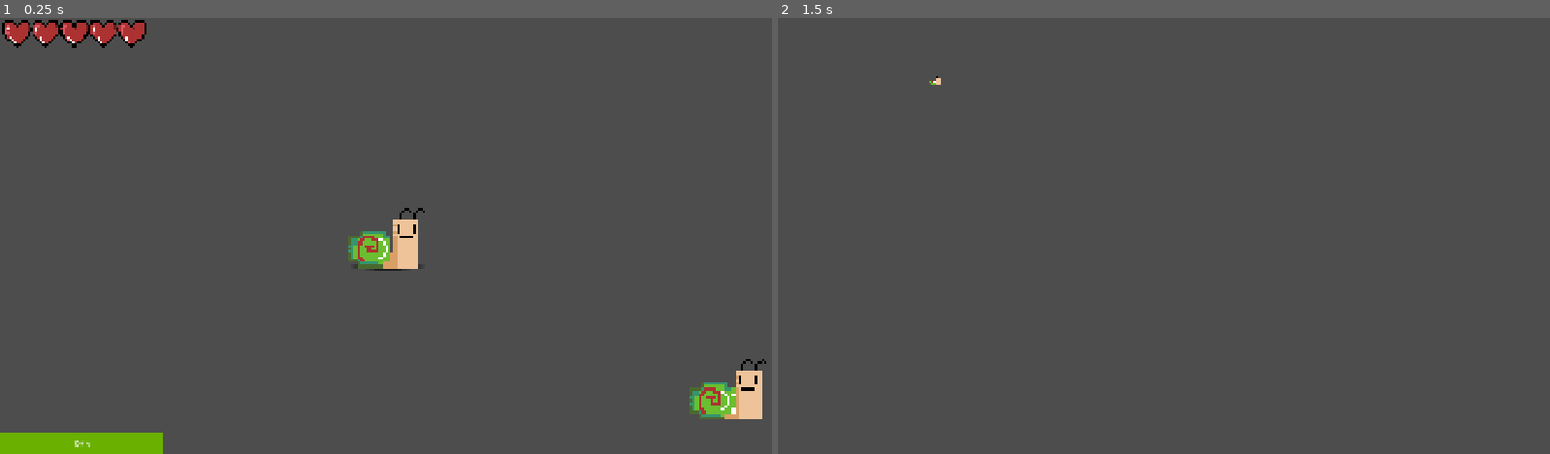
Above: before the commit, frames 1-2 (left to right).
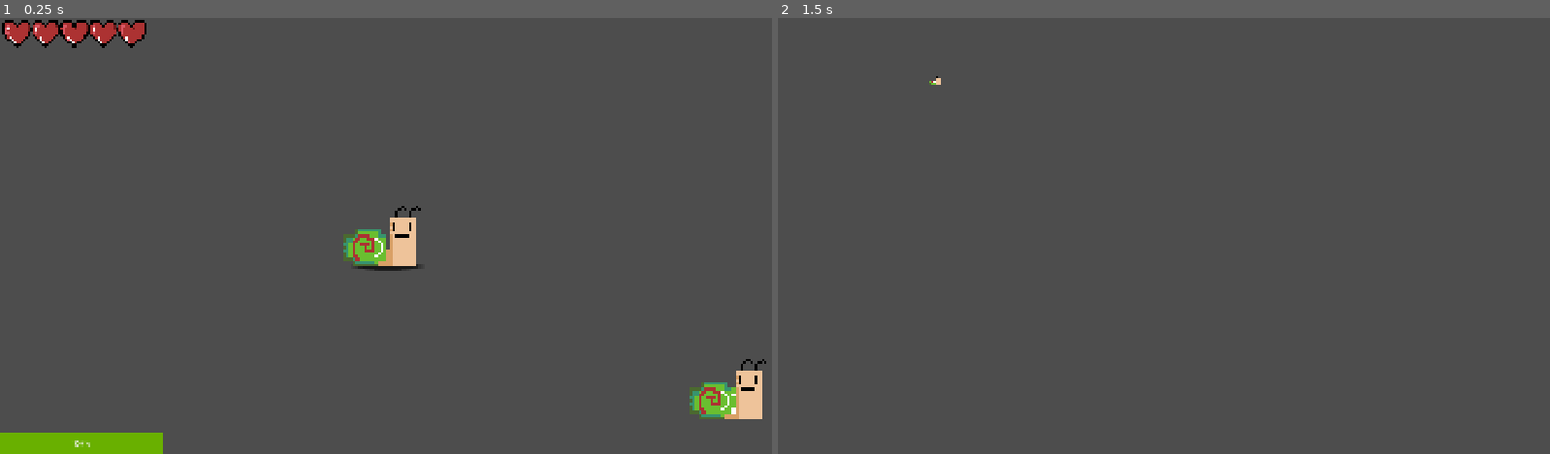
Above: after the commit, the same moments.

Repository: mark4pro/rogue-like
Game: Godot game, scene res://Scenes/shit.tscn
The game is run twice, just before and just after one commit, with the same random seed, the same clock (stepped at 60 frames per second) and the same inputs. This scene is started directly instead of the project's main scene.
Inputs (mouse positions are in pixels of both pictures, inside the frame that each line leads up to):
- Up to frame 1 (0.25 s): no input
- Up to frame 2 (1.5 s): tap Enter at 0.5 s; move the mouse to (1333, 214) at 0.52 s; hold D (right) 0.53-1.28 s; tap F6 (free_cam) at 0.6 s; click (1333, 214) at 0.67 s; tap Space at 1.25 s; move the mouse to (1009, 257) at 1.27 s; hold S (down) from 1.28 s (still down); tap Ctrl (roll) at 1.35 s

The runs differ from the first frame. In frame 1, 0.5% of the frame differs, in the area x 44-56%, y 43-58%; in frame 2, nothing differs.

Commit message:
walking anim fixy

Diff:
--- a/Assets/prefabs/player.tscn
+++ b/Assets/prefabs/player.tscn
@@ -8,51 +8,29 @@
 [sub_resource type="RectangleShape2D" id="RectangleShape2D_ykx3s"]
 size = Vector2(23.75, 10)
 
-[sub_resource type="AtlasTexture" id="AtlasTexture_fj04p"]
-atlas = ExtResource("2_fj04p")
-region = Rect2(0, 0, 54, 42)
-
-[sub_resource type="AtlasTexture" id="AtlasTexture_g621r"]
-atlas = ExtResource("2_fj04p")
-region = Rect2(54, 0, 54, 42)
-
 [sub_resource type="AtlasTexture" id="AtlasTexture_gmoaq"]
 atlas = ExtResource("2_fj04p")
-region = Rect2(108, 0, 54, 42)
+region = Rect2(0, 0, 31, 21)
 
 [sub_resource type="AtlasTexture" id="AtlasTexture_w0l5f"]
 atlas = ExtResource("2_fj04p")
-region = Rect2(162, 0, 54, 42)
+region = Rect2(31, 0, 31, 21)
 
 [sub_resource type="AtlasTexture" id="AtlasTexture_mbpd7"]
 atlas = ExtResource("2_fj04p")
-region = Rect2(216, 0, 54, 42)
+region = Rect2(62, 0, 31, 21)
 
 [sub_resource type="AtlasTexture" id="AtlasTexture_4312i"]
 atlas = ExtResource("2_fj04p")
-region = Rect2(270, 0, 54, 42)
+region = Rect2(93, 0, 31, 21)
 
 [sub_resource type="AtlasTexture" id="AtlasTexture_ev7rh"]
 atlas = ExtResource("2_fj04p")
-region = Rect2(324, 0, 54, 42)
-
-[sub_resource type="AtlasTexture" id="AtlasTexture_wwh7s"]
-atlas = ExtResource("2_fj04p")
-region = Rect2(378, 0, 54, 42)
-
-[sub_resource type="AtlasTexture" id="AtlasTexture_8tub1"]
-atlas = ExtResource("2_fj04p")
-region = Rect2(432, 0, 54, 42)
+region = Rect2(124, 0, 31, 21)
 
 [sub_resource type="SpriteFrames" id="SpriteFrames_i87ed"]
 animations = [{
 "frames": [{
-"duration": 1.0,
-"texture": SubResource("AtlasTexture_fj04p")
-}, {
-"duration": 1.0,
-"texture": SubResource("AtlasTexture_g621r")
-}, {
 "duration": 1.0,
 "texture": SubResource("AtlasTexture_gmoaq")
 }, {
@@ -69,14 +47,17 @@
 "texture": SubResource("AtlasTexture_ev7rh")
 }, {
 "duration": 1.0,
-"texture": SubResource("AtlasTexture_wwh7s")
+"texture": SubResource("AtlasTexture_4312i")
 }, {
 "duration": 1.0,
-"texture": SubResource("AtlasTexture_8tub1")
+"texture": SubResource("AtlasTexture_mbpd7")
+}, {
+"duration": 1.0,
+"texture": SubResource("AtlasTexture_w0l5f")
 }],
 "loop": true,
 "name": &"walk",
-"speed": 5.0
+"speed": 8.0
 }]
 
 [sub_resource type="StyleBoxFlat" id="StyleBoxFlat_g621r"]
@@ -107,6 +88,7 @@
 texture_filter = 1
 sprite_frames = SubResource("SpriteFrames_i87ed")
 animation = &"walk"
+frame_progress = 0.89676356
 
 [node name="roll_cooldown" type="Timer" parent="." unique_id=1953313286]
 wait_time = 2.0
@@ -152,6 +134,7 @@
 [node name="Shadow" type="Sprite2D" parent="." unique_id=118503801]
 modulate = Color(1, 1, 1, 0.6784314)
 show_behind_parent = true
+z_index = -1
 position = Vector2(0, 10.895)
 scale = Vector2(0.746, 0.095)
 texture = ExtResource("4_gmoaq")
Binary file added: Assets/imgs/Aseprite/Tree_1.aseprite
Binary file changed: Assets/imgs/Bob-sheet.png
